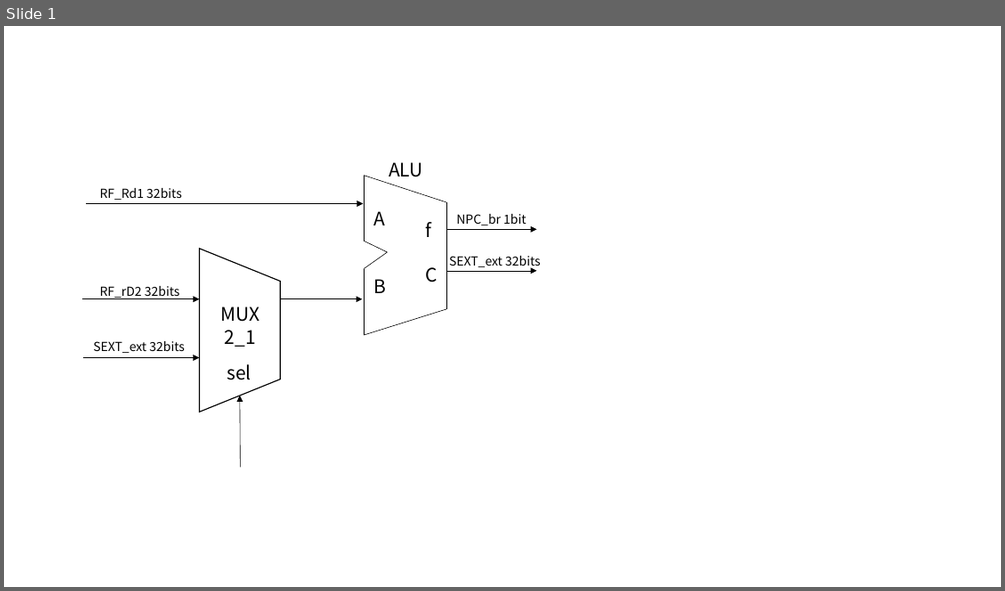
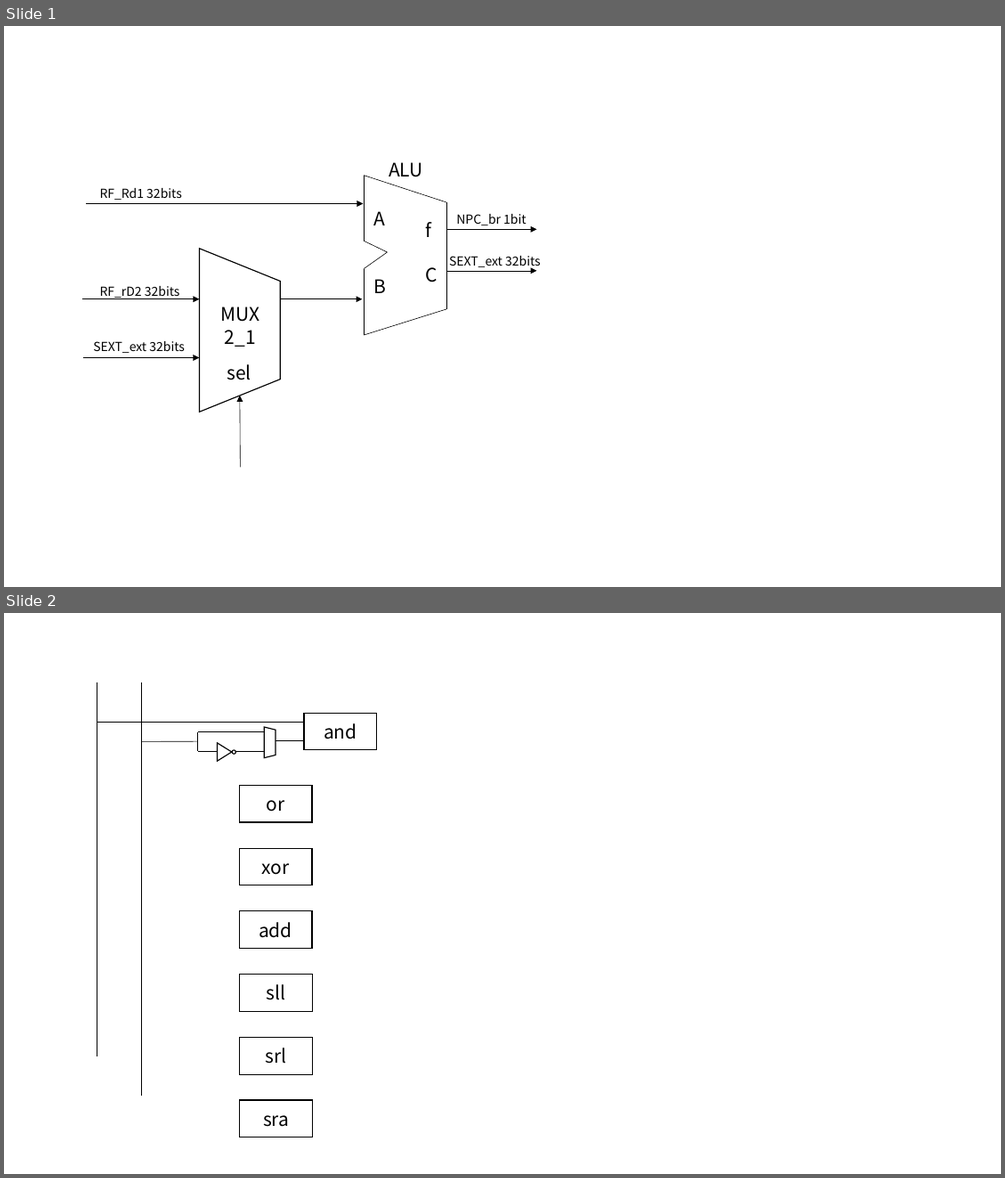
Before and after one commit to Wildtaro/microRVCPU, a slide deck: my_single_cpu_picture/ALU_picture.pptx. Shown one above the other, each under a label of ours: slide 1 before the commit, slides 1 and 2 after it. The pictures are 1005x591 and 1005x1178 pixels, drawn with LibreOffice and Linux fonts; fonts in the diff are those of the drawing. Boxes give left, top, right and bottom in pixels: in the first picture for what was removed or moved away, otherwise in the second. Text is boxed around its words. In the diff, an @@ line names an element or a change of style, - is before the commit and + after.

```diff
--- a/my_single_cpu_picture/ALU_picture.pptx
+++ b/my_single_cpu_picture/ALU_picture.pptx
@@ slide 2 added at [4,613,1001,1174], background #FFFFFF @@
@@ line added from (97, 682) to (97, 1055), #000000 0.5 pt @@
@@ line added from (142, 682) to (142, 1095), #000000 0.5 pt @@
@@ rectangle added at [304,714,376,751], fill #FFFFFF, outline #000000 1 pt, 18 pt, text #000000 @@
+and
@@ line added from (97, 722) to (304, 722), #000000 0.5 pt @@
@@ line added from (142, 742) to (198, 742), #000000 0.5 pt @@
@@ line added from (198, 732) to (264, 732), #000000 0.5 pt @@
@@ line added from (198, 732) to (198, 751), #000000 0.5 pt @@
@@ triangle added at [218,743,232,761], fill #FFFFFF, outline #000000 1 pt @@
@@ trapezoid added at [264,727,275,757], fill #FFFFFF, outline #000000 1 pt @@
@@ line added from (275, 741) to (304, 741), #000000 0.5 pt @@
@@ line added from (198, 751) to (217, 751), #000000 0.5 pt @@
@@ ellipse added at [232,750,235,754], fill #FFFFFF, outline #000000 1 pt @@
@@ line added from (235, 751) to (264, 751), #000000 0.5 pt @@
@@ rectangle added at [239,785,311,822], fill #FFFFFF, outline #000000 1 pt, 18 pt, text #000000 @@
+or
@@ rectangle added at [239,848,311,885], fill #FFFFFF, outline #000000 1 pt, 18 pt, text #000000 @@
+xor
@@ rectangle added at [239,911,311,949], fill #FFFFFF, outline #000000 1 pt, 18 pt, text #000000 @@
+add
@@ rectangle added at [240,974,312,1012], fill #FFFFFF, outline #000000 1 pt, 18 pt, text #000000 @@
+sll
@@ rectangle added at [240,1038,312,1075], fill #FFFFFF, outline #000000 1 pt, 18 pt, text #000000 @@
+srl
@@ rectangle added at [240,1100,312,1137], fill #FFFFFF, outline #000000 1 pt, 18 pt, text #000000 @@
+sra
```
Also in this commit, not shown: 3 other files.
